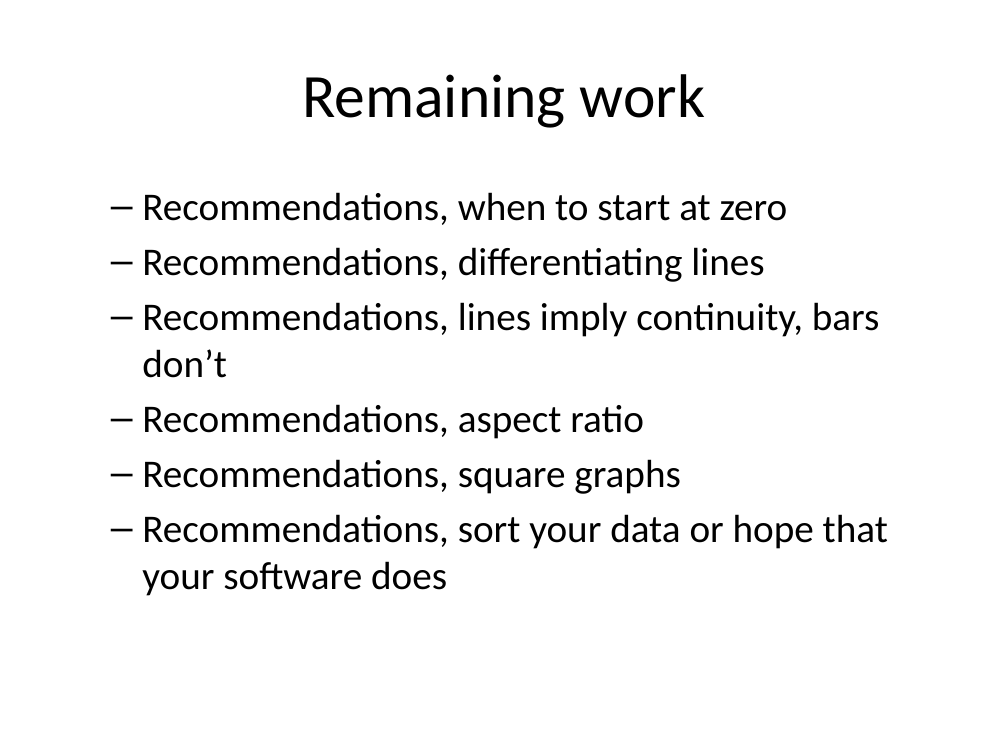
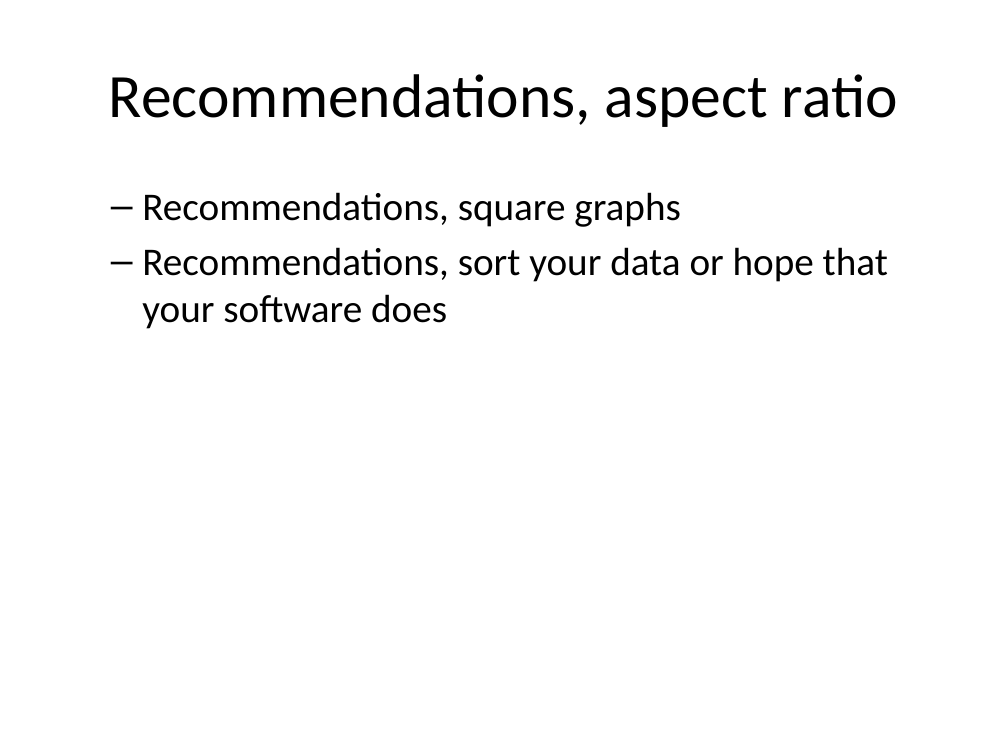
Before and after one commit to pmean/data-visualization, a slide deck: slide 20 of data-viz-03/component/recommendations-linegraphs.pptx (slide 7 before the commit). Drawn at 1008x756 pixels with LibreOffice and Linux fonts; fonts in the diff are those of the drawing. Boxes give left, top, right and bottom in pixels: in the first picture for what was removed or moved away, otherwise in the second. Text is boxed around its words. In the diff, an @@ line names an element or a change of style, - is before the commit and + after.

```diff
--- a/data-viz-03/component/recommendations-linegraphs.pptx
+++ b/data-viz-03/component/recommendations-linegraphs.pptx
@@ title at <box>109,74,898,127</box>: text changed @@
-Remaining work
+Recommendations, aspect ratio
@@ text at <box>142,192,880,439</box>: paragraphs removed @@
-  – Recommendations, when to start at zero
-  – Recommendations, differentiating lines
-  – Recommendations, lines imply continuity, bars don’t
-  – Recommendations, aspect ratio
```
Also in this commit, not shown: 14 slides added, 1 slide removed, 34 other files.
